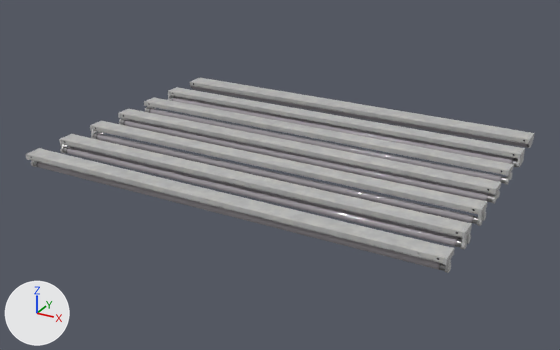
The glTF model assets/models/mounted_fluorescent_lights/mounted_fluorescent_lights.gltf as it was, and as the next commit left it.
The view is the same before and after, from a 50 mm lens placed at (0.742, -1.388, 0.615), pointed at (-0.008, -0.026, -0.066). Arrows for +X, +Y and +Z are at lower left; the lights stay in place. The picture after the commit comes second.

Objects in the first picture: 'mounted_fluorescent_lights_a', 'mounted_fluorescent_lights_b', 'mounted_fluorescent_lights_c', 'mounted_fluorescent_lights_d', 'mounted_fluorescent_lights_e', 'mounted_fluorescent_lights_f', 'mounted_fluorescent_lights_g'.
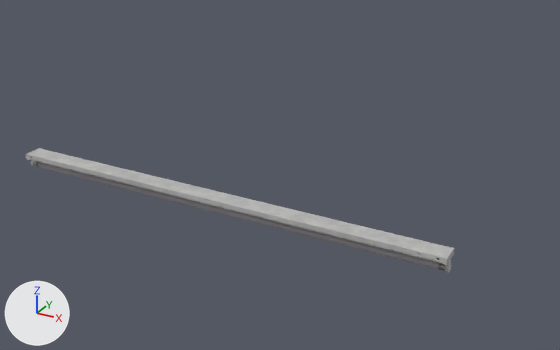
Where the change shows, as pixel boxes [x1, y1, x2, y2] in the pictures (560 x 350 px):
'mounted_fluorescent_lights_b', deleted
    before: [59, 134, 472, 250]
    faces in mat_mounted_fluorescent_lights: [59, 134, 472, 250]
    faces in mat_mounted_fluorescent_lights_glass: [66, 147, 461, 247]
'mounted_fluorescent_lights_c', deleted
    before: [90, 120, 487, 226]
    faces in mat_mounted_fluorescent_lights: [90, 120, 487, 226]
    faces in mat_mounted_fluorescent_lights_glass: [96, 133, 475, 223]
'mounted_fluorescent_lights_d', deleted
    before: [118, 108, 501, 204]
    faces in mat_mounted_fluorescent_lights: [118, 108, 501, 204]
    faces in mat_mounted_fluorescent_lights_glass: [123, 120, 491, 202]
'mounted_fluorescent_lights_e', deleted
    before: [144, 97, 514, 185]
    faces in mat_mounted_fluorescent_lights: [144, 97, 514, 185]
    faces in mat_mounted_fluorescent_lights_glass: [149, 108, 502, 182]
'mounted_fluorescent_lights_f', deleted
    before: [168, 87, 525, 167]
    faces in mat_mounted_fluorescent_lights: [168, 87, 525, 167]
    faces in mat_mounted_fluorescent_lights_glass: [172, 97, 515, 164]
'mounted_fluorescent_lights_g', deleted
    before: [190, 77, 534, 148]
    faces in mat_mounted_fluorescent_lights: [190, 77, 534, 148]
    faces in mat_mounted_fluorescent_lights_glass: [191, 86, 529, 148]

The change in detail:
Object 'mounted_fluorescent_lights_f' (ob_mounted_fluorescent_lights_f) is deleted.
Object 'mounted_fluorescent_lights_d' (ob_mounted_fluorescent_lights_d) is deleted.
Object 'mounted_fluorescent_lights_b' (ob_mounted_fluorescent_lights_b) is deleted.
Object 'mounted_fluorescent_lights_g' (ob_mounted_fluorescent_lights_g) is deleted.
Object 'mounted_fluorescent_lights_e' (ob_mounted_fluorescent_lights_e) is deleted.
Object 'mounted_fluorescent_lights_c' (ob_mounted_fluorescent_lights_c) is deleted.
